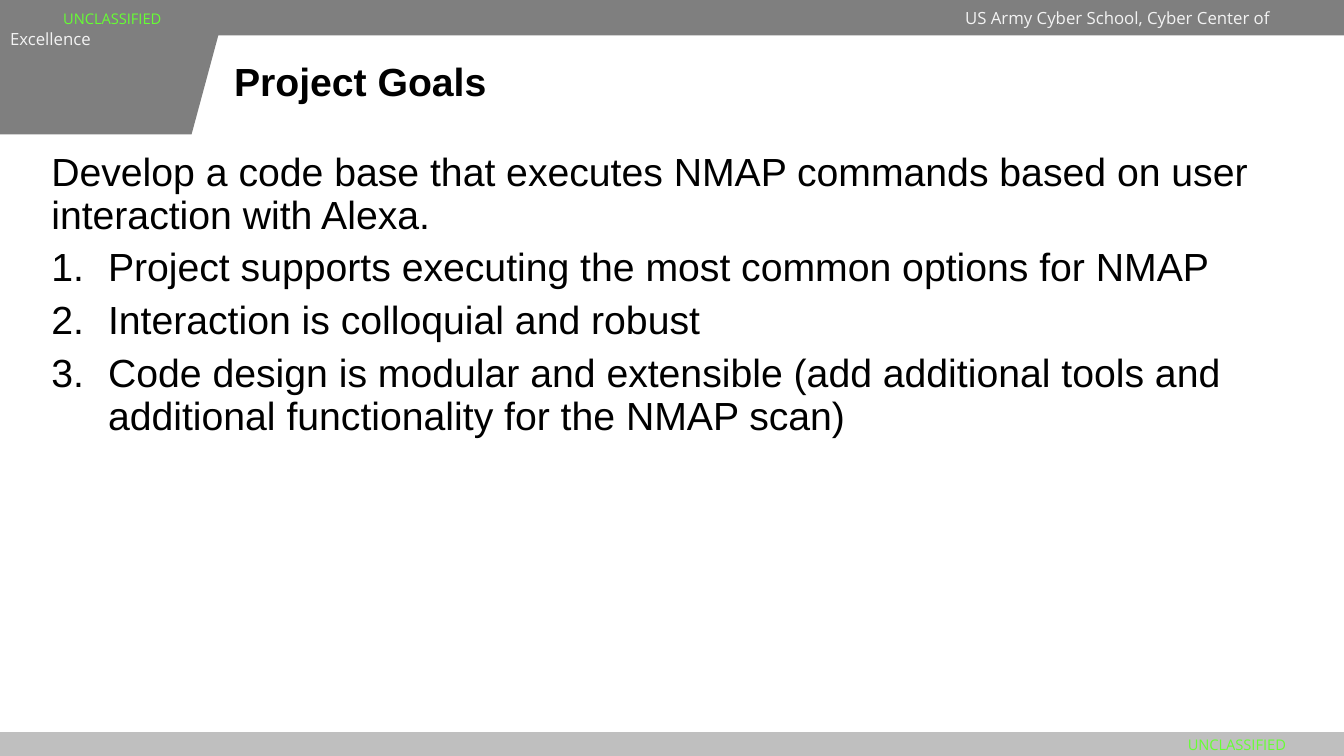
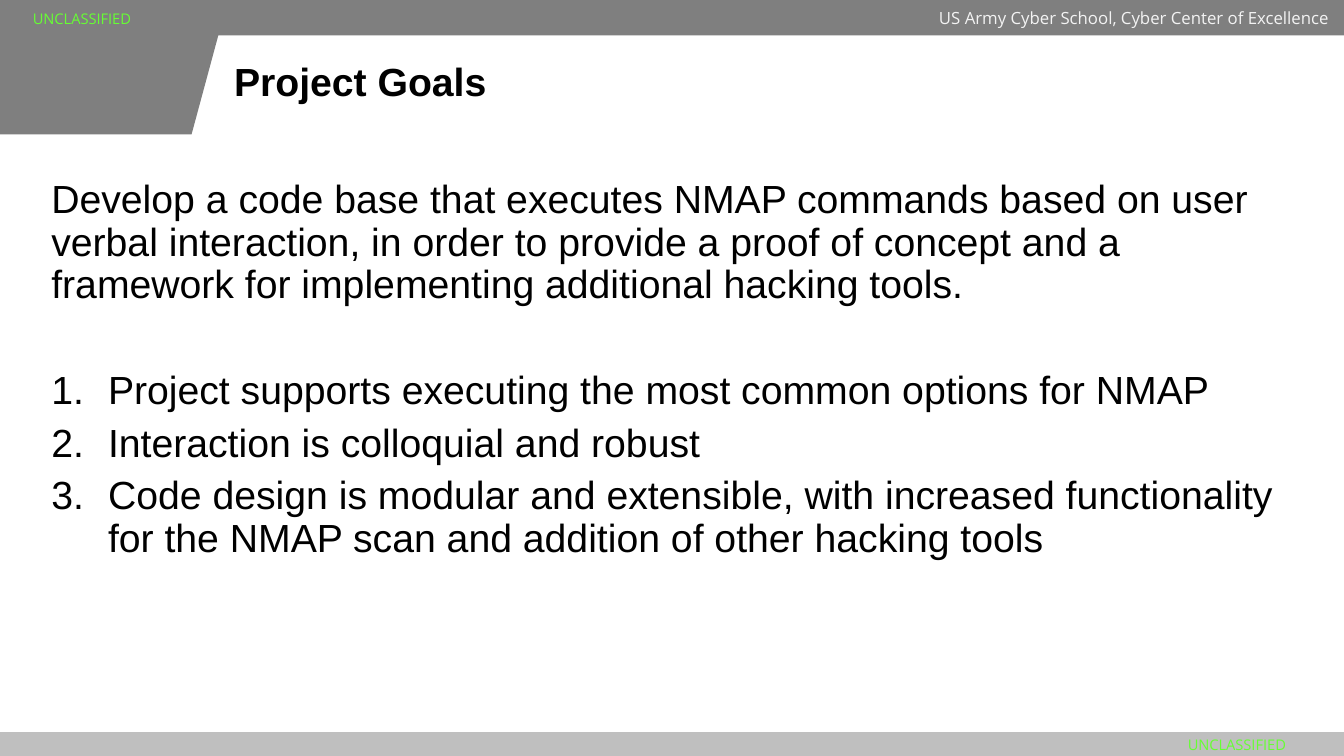
Before and after one commit to JFern12/AlexaHack, a slide deck: slide 6 of AlexaHack_EmergingTech Presentation.pptx. Drawn at 1344x756 pixels with LibreOffice and Linux fonts; fonts in the diff are those of the drawing; background and template pictures are left out. Boxes give left, top, right and bottom in pixels: in the first picture for what was removed or moved away, otherwise in the second. Text is boxed around its words. In the diff, an @@ line names an element or a change of style, - is before the commit and + after.

```diff
--- a/AlexaHack_EmergingTech Presentation.pptx
+++ b/AlexaHack_EmergingTech Presentation.pptx
@@ text "Develop a code base that ...": place and size @@
-text "Develop a code base that ..." at (51, 157, 1247, 438)
+text "Develop a code base that ..." at (51, 184, 1273, 560)
@@ text at (51, 184, 1247, 306): text changed @@
-Develop a code base that executes NMAP commands based on user interaction with Alexa.
+Develop a code base that executes NMAP commands based on user verbal interaction, in order to provide a proof of concept and a framework for implementing additional hacking tools.
@@ text at (108, 480, 1273, 560): text changed @@
-3. Code design is modular and extensible (add additional tools and additional functionality for the NMAP scan)
+3. Code design is modular and extensible, with increased functionality for the NMAP scan and addition of other hacking tools
```
Also in this commit, not shown: 10 other slides changed, 11 slides added, 2 slides removed.
